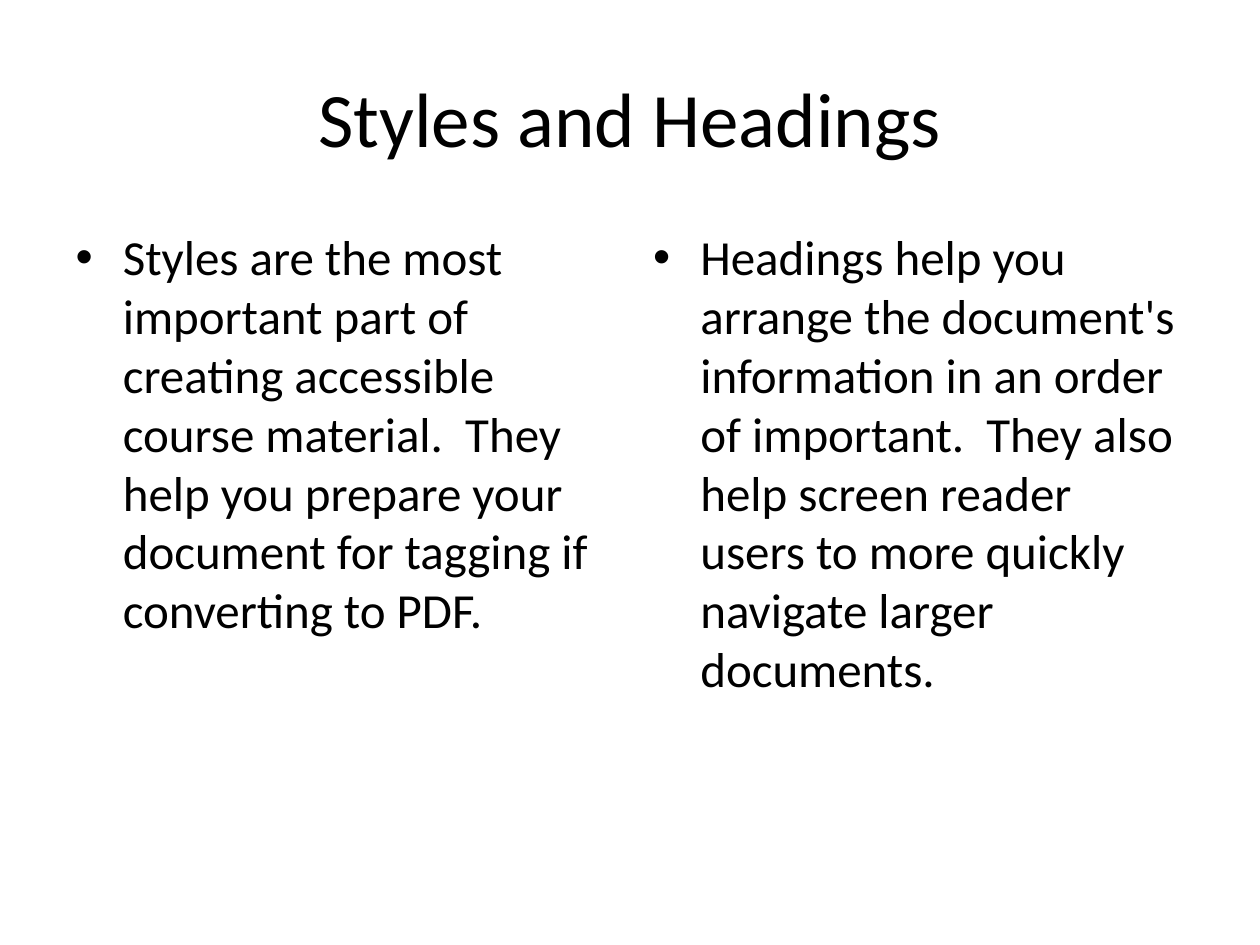
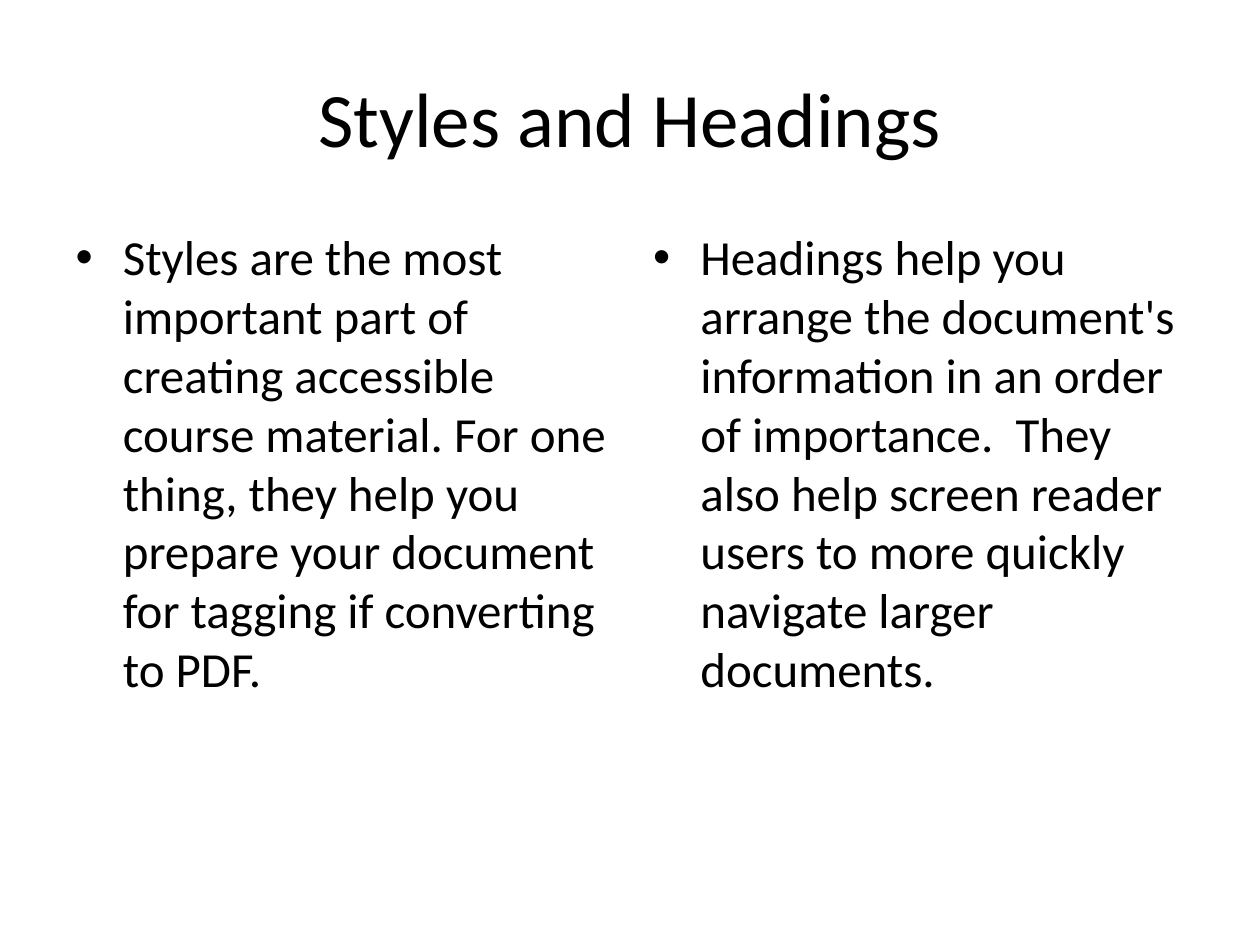
Before and after one commit to upstateenglish/upstateenglish.github.io, a slide deck: slide 2 of slide-decks/ACCESS/how-to-review-course-materials/accessiblecoursedoccuments2016.pptx. Drawn at 1260x945 pixels with LibreOffice and Linux fonts; fonts in the diff are those of the drawing. Boxes give left, top, right and bottom in pixels: in the first picture for what was removed or moved away, otherwise in the second. Text is boxed around its words. In the diff, an @@ line names an element or a change of style, - is before the commit and + after.

Commit message:
Accessibility Course Documents Review
some doc changes and edits

```diff
--- a/slide-decks/ACCESS/how-to-review-course-materials/accessiblecoursedoccuments2016.pptx
+++ b/slide-decks/ACCESS/how-to-review-course-materials/accessiblecoursedoccuments2016.pptx
@@ text at <box>123,241,606,688</box>: text changed @@
-• Styles are the most important part of creating accessible course material. They help you prepare your document for tagging if converting to PDF.
+• Styles are the most important part of creating accessible course material. For one thing, they help you prepare your document for tagging if converting to PDF.
@@ text at <box>700,241,1175,688</box>: text changed @@
-• Headings help you arrange the document's information in an order of important. They also help screen reader users to more quickly navigate larger documents.
+• Headings help you arrange the document's information in an order of importance. They also help screen reader users to more quickly navigate larger documents.
```
Also in this commit, not shown: 4 other slides changed, 2 slides added, 4 slides removed, 7 other files.
